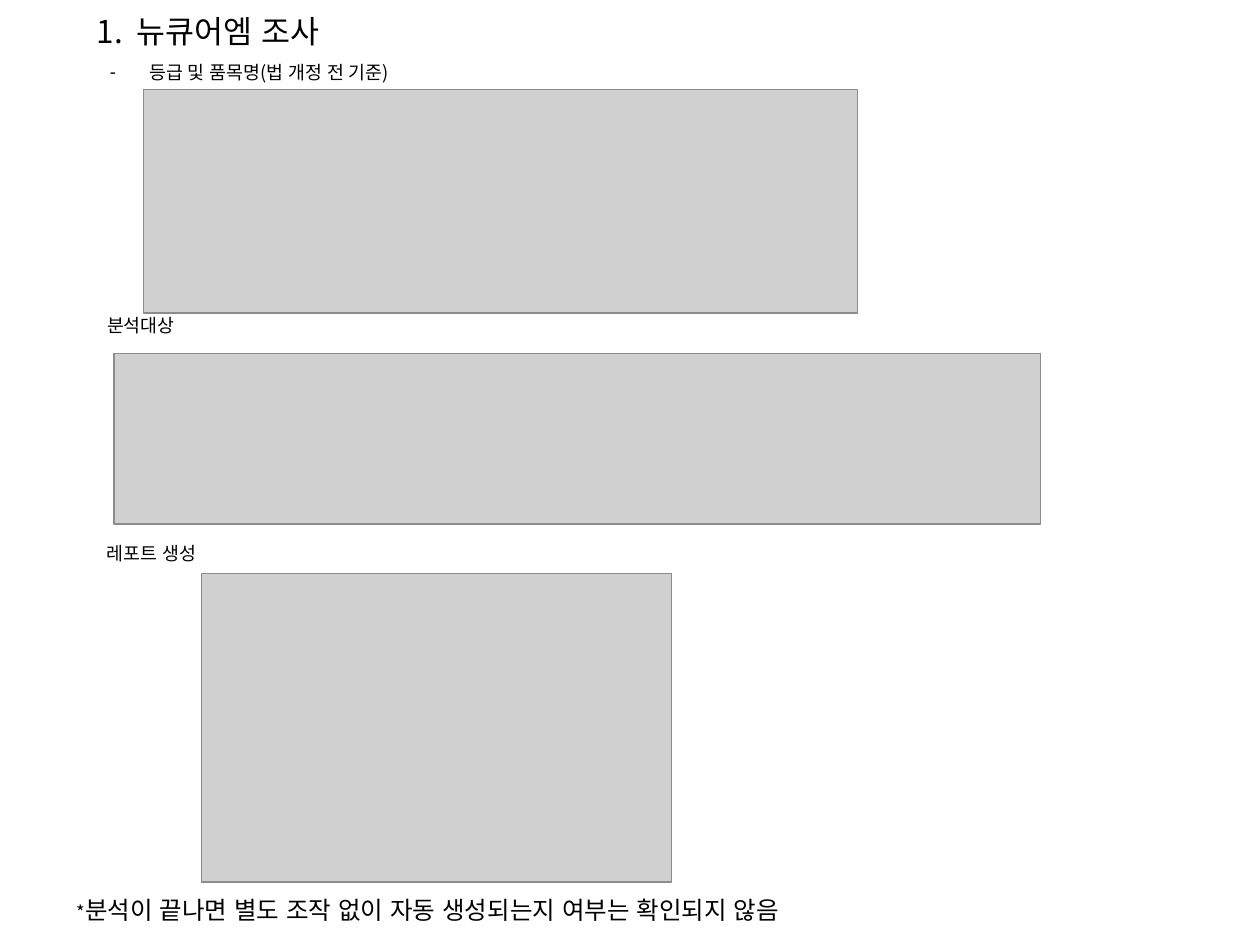
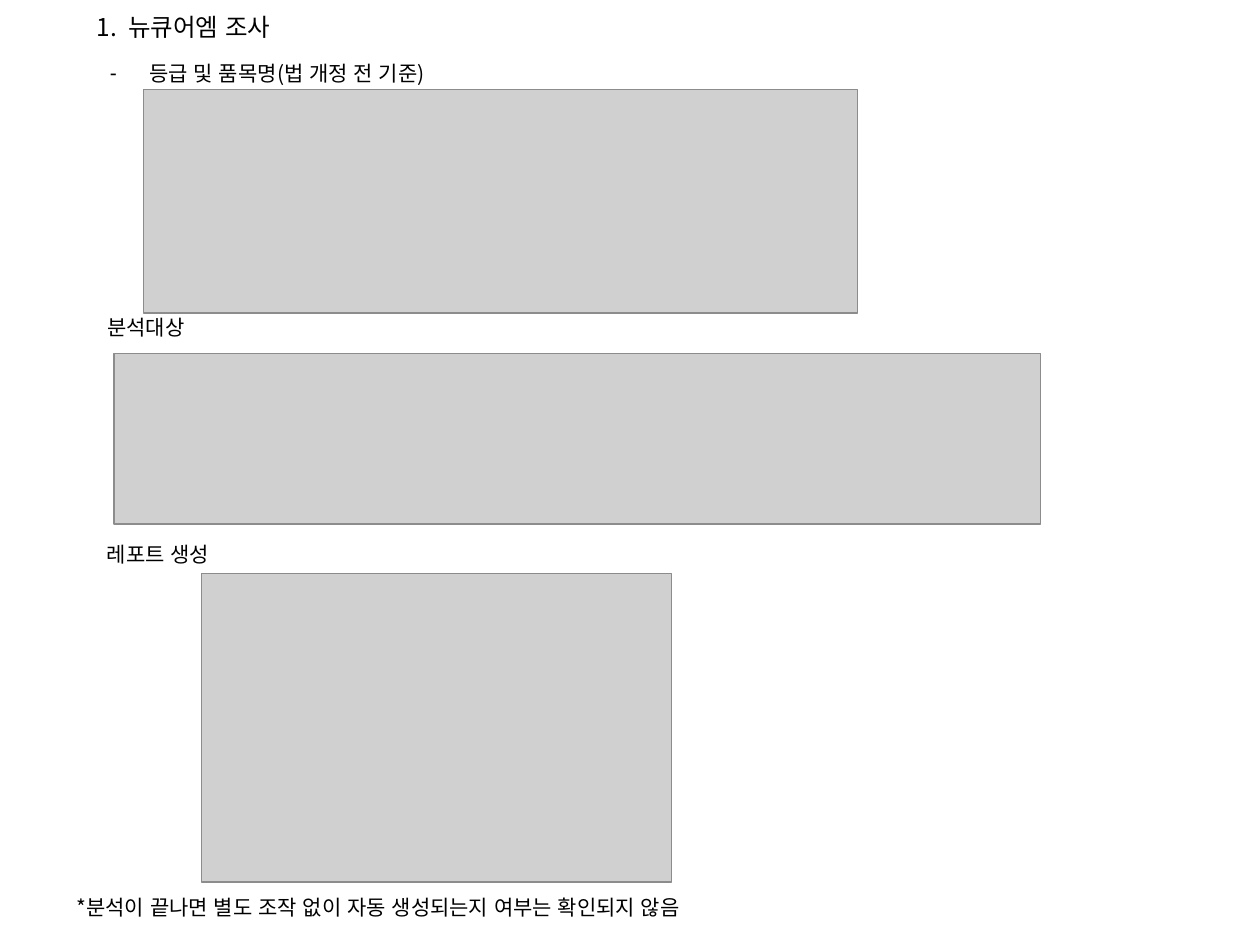
Before and after one commit to ckdtjs0911-glitch/Seony-example, a slide deck: slide 1 of meeting/1112_회의자료.pptx. Drawn at 1260x945 pixels with LibreOffice and Linux fonts; fonts in the diff are those of the drawing; grey boxes stand for pictures. Boxes give left, top, right and bottom in pixels: in the first picture for what was removed or moved away, otherwise in the second. Text is boxed around its words. In the diff, an @@ line names an element or a change of style, - is before the commit and + after.

```diff
--- a/meeting/1112_회의자료.pptx
+++ b/meeting/1112_회의자료.pptx
@@ text "1. 뉴큐어엠 조사" at (97, 15, 270, 38): size 18 to 14 pt @@
@@ size 10.5 to 12 pt in 3 elements at (149, 63, 425, 85), (107, 317, 184, 337), (107, 544, 210, 564) @@
@@ text "*분석이 끝나면 별도 조작 없이 ..." at (77, 897, 680, 917): size 10.5 to 12 pt in "*분석이"; size 14 to 12 pt @@
```
Also in this commit, not shown: 3 other slides changed, 1 other file.
